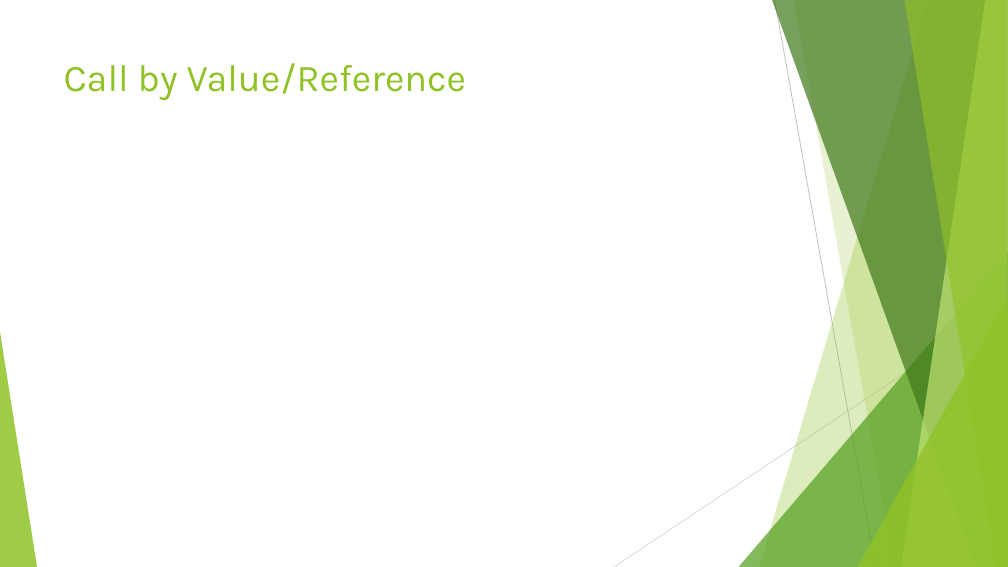
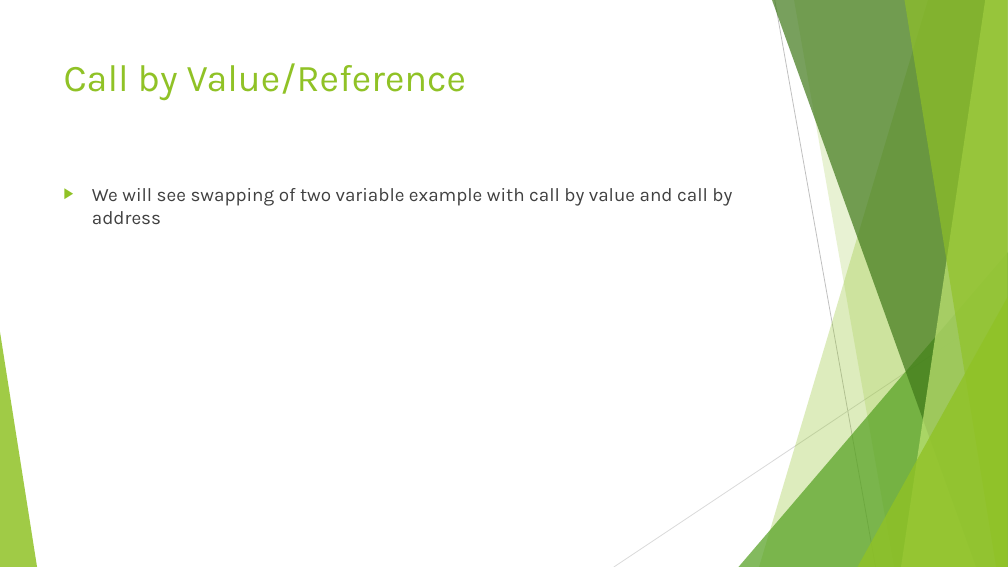
Before and after one commit to vivekdubeydeveloper/goquickstart, a slide deck: slide 31 of goquickstart.pptx (slide 30 before the commit). Drawn at 1008x567 pixels with LibreOffice and Linux fonts; fonts in the diff are those of the drawing. Boxes give left, top, right and bottom in pixels: in the first picture for what was removed or moved away, otherwise in the second. Text is boxed around its words. In the diff, an @@ line names an element or a change of style, - is before the commit and + after.

```diff
--- a/goquickstart.pptx
+++ b/goquickstart.pptx
@@ text added at (92, 188, 732, 224), 18 pt, text #404040 @@
+▶ We will see swapping of two variable example with call by value and call by address
```
Also in this commit, not shown: 3 other slides changed, 2 slides added, 2 other files.
